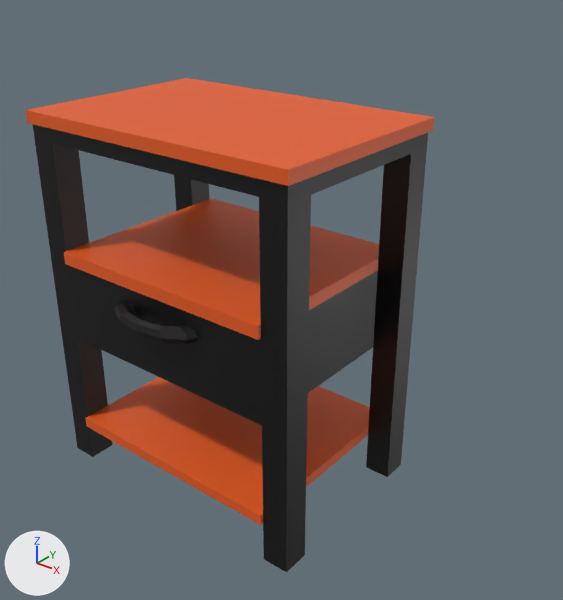
An edit to the Blender file assets/models/night_stand/night stand.blend, drawn before and after from the same camera.
Rendered twice from a camera (50 mm lens) standing at (2.56, -3.95, 1.47) and looking at (0.0, -0.74, -0.51). Arrows for +X, +Y and +Z are at lower left; the lights stay in place.
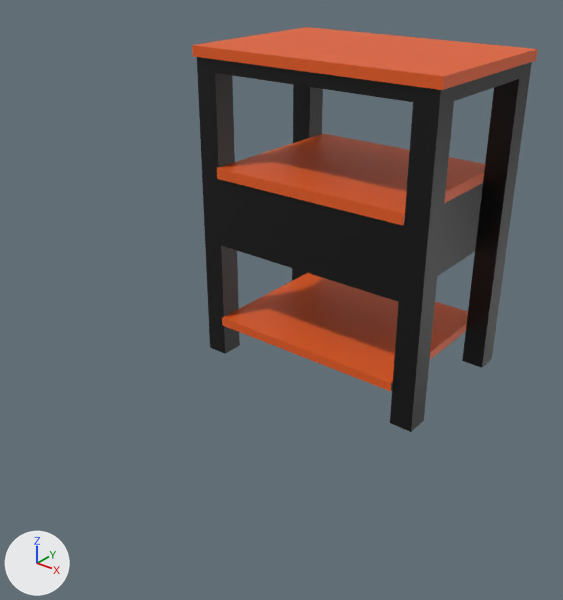
Commit message: idk what changed tbh but yeah the night stand model changed

Where the change shows, as pixel boxes (x1, y1, x2, y2) in the pictures (563 x 600 px):
```json
{"object": "Cube", "change": "moved, turned", "before": [26, 78, 434, 572], "after": [192, 27, 538, 432]}
{"object": "Torus.001", "change": "moved, turned", "before": [114, 300, 198, 344], "on screen": "not visible afterwards"}
```

Scene script edits in JSON lines:
```json
{"op": "set", "path": "ob_torus_001.location", "old": "(0.0, -1.67, -0.257)", "new": "(0.0, 0.478, -0.105)"}
{"op": "set", "path": "ob_torus_001.rotation_euler", "old": "(0.0, 0.0, 0.0)", "new": "(0.0, 0.0, -3.142)", "note": "degrees (0, 0, 0) -> degrees (0, 0, -180)"}
{"op": "set", "path": "ob_cube.location", "old": "(0.0, -1.169, -0.18)", "new": "(0.0, 0.0, 0.0)"}
{"op": "set", "path": "ob_cube.rotation_euler", "old": "(0.0, 0.0, 0.0)", "new": "(0.0, 0.0, -3.142)", "note": "degrees (0, 0, 0) -> degrees (0, 0, -180)"}
```
